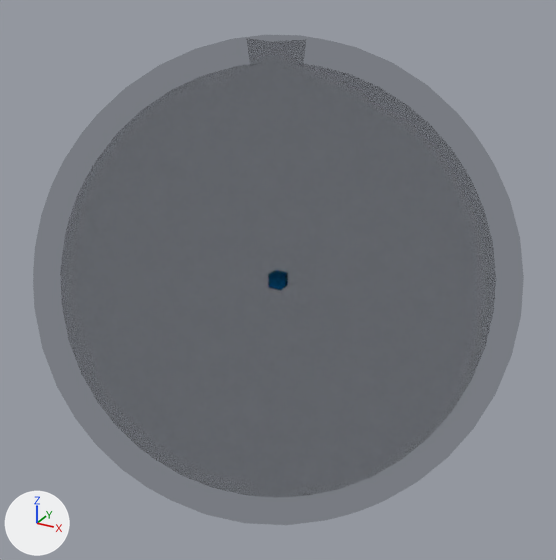
The Blender file clientjs/blender/fluid-fourth-try.blend as it was, and as the next commit left it.
Before and after are seen from a camera (50 mm lens) standing at (6.24, -11.34, 5.67) and looking at (0.0, 0.0, 0.0). Lighting does not change. The marker at lower left points along +X, +Y and +Z.

Before the edit, the objects in view are built like this:
```python
me_icosphere_004 = bpy.data.meshes.new('Icosphere.004')
me_icosphere_004.from_pydata(...)  # 1282 vertices, 2555 faces; spans x -1.0..1.0, y -1.0..1.0, z -1.0..0.99
me_icosphere_004.polygons.foreach_set('use_smooth', [True] * 2555)
me_icosphere_004.materials.append(mat_material_005)
ob_icosphere = bpy.data.objects.new('Icosphere', me_icosphere_004)
ob_icosphere.location = (0.0, 0.0, 0.0)
ob_icosphere.scale = (4.28, 4.28, 4.28)
```
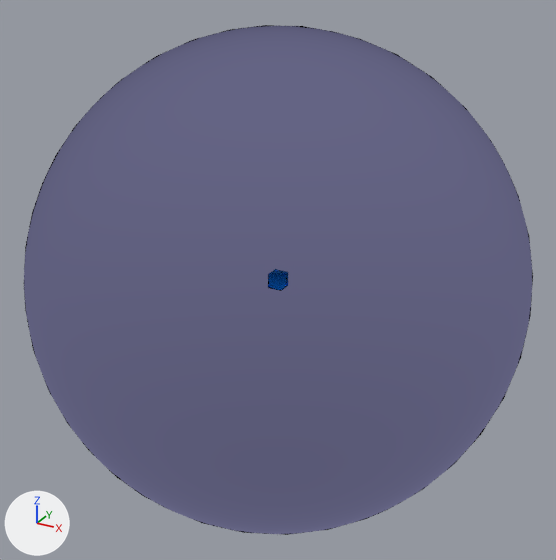
Pixel boxes [x1, y1, x2, y2] of what changed, in the pictures (556 x 560 px):
'Icosphere', reshaped, rescaled: before [33, 35, 524, 525]; after [24, 25, 533, 535]
part 1 of me_icosphere_004, cut back: before [248, 35, 306, 42]; after [246, 25, 307, 32]
part 2 of me_icosphere_004, recoloured: before [33, 35, 524, 525]; after [24, 26, 533, 535]

The change, as a diff of the scene's bpy script:
```diff
--- a/clientjs/blender/fluid-fourth-try.blend.py
+++ b/clientjs/blender/fluid-fourth-try.blend.py
@@ mat_material @@
+mat_material = bpy.data.materials.new('Material')
+mat_material.use_nodes = True; mat_material.node_tree.nodes.clear()
+_N = mat_material.node_tree.nodes; _L = mat_material.node_tree.links
+n0 = _N.new('ShaderNodeOutputMaterial'); n0.name = 'Material Output'
+n1 = _N.new('ShaderNodeBsdfRefraction'); n1.name = 'Refraction BSDF'
+n1.inputs[0].default_value = (0.746, 0.744, 1.0, 1.0)  # 'Color', white #e0e0ff
+n1.inputs[2].default_value = 1.05  # 'IOR'
+_L.new(n1.outputs[0], n0.inputs[0])  # 'BSDF' to 'Surface'
@@ me_icosphere_004 @@
 # used by ob_icosphere; location = (0.0, 0.0, 0.0); scale = (4.28, 4.28, 4.28)
-me_icosphere_004.from_pydata(...)  # 1282 vertices, 2555 faces; spans x -1.0..1.0, y -1.0..1.0, z -1.0..0.99
+me_icosphere_004.from_pydata(...)  # 642 vertices, 1280 faces; spans x -1.0..1.0, y -1.0..1.0, z -1.0..1.0
+# me_icosphere_004 part 1: 641 vertices removed from x -0.9..0.9, y -0.9..0.9, z -0.9..0.89; 1 vertex added at x 0.0, y 0.0, z 1.0
+# me_icosphere_004 part 2: 1275 faces spanning x -1.0..1.0, y -1.0..1.0, z -1.0..0.99 switch from mat_material_005 to mat_material
@@ ob_icosphere @@
 ob_icosphere.location = (0.0, 0.0, 0.0)
-ob_icosphere.scale = (4.28, 4.28, 4.28)
+ob_icosphere.scale = (4.43, 4.43, 4.43)
```
